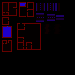
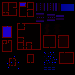
Two versions of the same layered image (75 x 75). Layer-by-layer changes:
painted on "Calque 5" over [3, 18, 55, 48]
painted on "Calque 3" over [2, 17, 56, 48]
added group "BrokenHouse" with 1 layers above "Shop" over [7, 56, 19, 69]
added layer "Calque 31" in group "BrokenHouse" over [7, 56, 19, 69]
added group "Shop" with 1 layers above "DecoTemplate" over [27, 54, 34, 63]
added layer "Calque 32" in group "Shop" over [27, 54, 34, 63]
added group "DecoTemplate" with 1 layers above "Classroom" over [61, 4, 74, 11]
added layer "Calque 33" in group "DecoTemplate" over [61, 4, 74, 11]
added group "Classroom" with 2 layers above "Calque 34" over [58, 35, 69, 48]
added layer "Calque 36" in group "Classroom" over [58, 35, 69, 48]
added layer "Calque 35" in group "Classroom" over [58, 36, 68, 48]
added layer "Calque 34" above "Calque 10" over [44, 52, 57, 70]
added group "Workshop" with 2 layers above "Background" over [59, 52, 74, 64]
added layer "Calque 26 copie 2" in group "Workshop" over [59, 52, 74, 64]
added layer "Calque 27 copie 2" in group "Workshop" over [59, 52, 73, 64]
